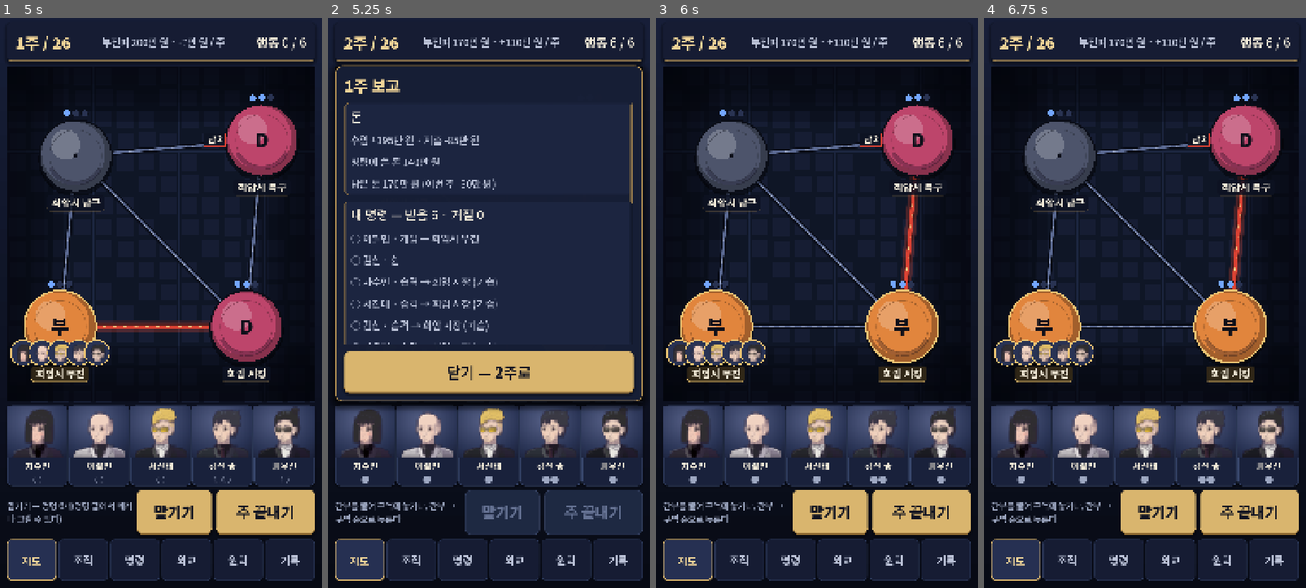
Above: before the commit, frames 1-4 (left to right).
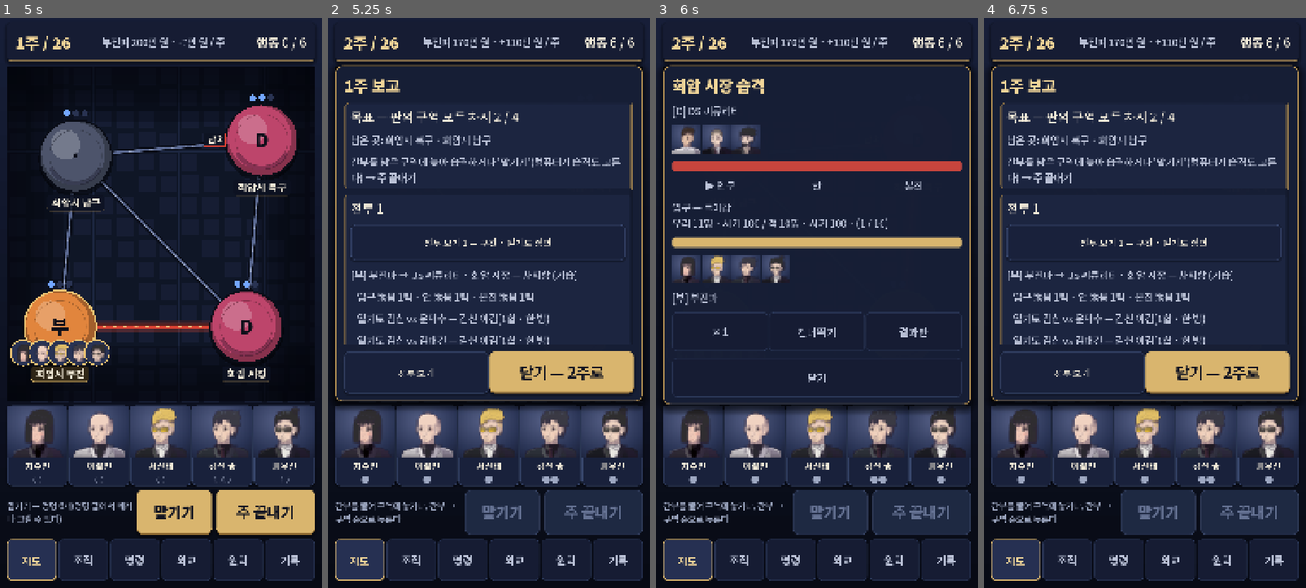
Above: after the commit, the same moments.

Repository: hipiboy7/castle_strategy
Game: Godot game, scene res://main.tscn
The game is run twice, just before and just after one commit, with the same random seed, the same clock (stepped at 60 frames per second) and the same inputs.
Inputs (mouse positions are in pixels of both pictures, inside the frame that each line leads up to):
- Up to frame 1 (5 s): click (38, 445) at 0.52 s; click (99, 445) at 1.27 s; click (161, 445) at 2.02 s; click (222, 445) at 2.77 s; click (283, 445) at 3.52 s; click "맡기기" at 4.25 s
- Up to frame 2 (5.25 s): click "주 끝내기" at 5 s
- Up to frame 3 (6 s): click "닫기 — 2주로" (after the commit: "전투 보기") at 5.75 s
- Up to frame 4 (6.75 s): click (1145, 377) at 6.5 s, where only the run after the commit has a clickable "닫기"

Frame 1 is identical in both runs. In frame 2, 8.9% of the frame differs, in the area x 4-95%, y 16-66%; in frame 3, 43%; in frame 4, 49%, in the area x 1-99%, y 8-91%.

Commit message:
폰 rc.2 고침(T-6) — 보고: 목표 · 전투 카드를 앞에 · '전투 보기'를 카드 제목 밑과 아래 '닫기' 옆에 · 스크롤 목록 안 판을 PASS 로(손가락 끌기) · 시험 153
Co-Authored-By: Claude Opus 5.5 <noreply@anthropic.com>

Diff:
--- /dev/null
+++ b/tests/unit/test_touch_scroll.gd
@@ -0,0 +1,39 @@
+extends "res://tests/helpers.gd"
+## T-6 — 스크롤 목록 안 판(PanelContainer · STOP)은 PASS 로 바뀌어 끌기가 스크롤까지 간다. 단추 · 목록 밖 판 · 이미 PASS/IGNORE 는 그대로.
+## 대상: ui/touch_scroll.gd
+
+const TouchScroll = preload("res://ui/touch_scroll.gd")
+
+
+func test_fit_inside_scroll() -> void:
+	var sc := ScrollContainer.new()
+	var v := VBoxContainer.new()
+	sc.add_child(v)
+	var p := PanelContainer.new()
+	v.add_child(p)
+	var b := Button.new()
+	v.add_child(b)
+	var l := Label.new()
+	p.add_child(l)
+	check(TouchScroll.in_scroll(p), "판은 스크롤 안")
+	check(TouchScroll.fit(p), "판을 바꿈")
+	eq(p.mouse_filter, Control.MOUSE_FILTER_PASS, "판 → PASS")
+	check(not TouchScroll.fit(b), "단추는 그대로")
+	eq(b.mouse_filter, Control.MOUSE_FILTER_STOP, "단추 STOP")
+	check(not TouchScroll.fit(l), "글(IGNORE)은 그대로")
+	eq(l.mouse_filter, Control.MOUSE_FILTER_IGNORE, "글 IGNORE")
+	check(not TouchScroll.fit(sc), "스크롤 자신은 그대로")
+	sc.free()
+
+
+func test_fit_outside_scroll() -> void:
+	var root := PanelContainer.new()
+	var p := PanelContainer.new()
+	root.add_child(p)
+	check(not TouchScroll.in_scroll(p), "스크롤 밖")
+	check(not TouchScroll.fit(p), "스크롤 밖 판은 그대로")
+	eq(p.mouse_filter, Control.MOUSE_FILTER_STOP, "STOP 그대로")
+	var nd := Node.new()
+	check(not TouchScroll.fit(nd), "Control 이 아니면 그대로")
+	nd.free()
+	root.free()
--- a/tests/unit/test_view_battle.gd
+++ b/tests/unit/test_view_battle.gd
@@ -59,3 +59,22 @@
 	eq(cards[0]["title"], "승리 — %s" % View.org_name(t, "bujinpa"), "승리 제목")
 	check(View.top(g["state"], t, "bujinpa", 0, 0)["week"].contains("승리(1주)"), "위 막대에 승패")
 	eq(r["battles"], [], "명령이 없으면 전투 없음")
+
+
+## T-6 — 싸움이 있던 주는 전투 카드가 앞(목표 다음) · 목표 카드에 차지한 수 · 남은 곳 · 조용한 주는 전투 카드가 맨 끝
+func test_report_order_battle_first() -> void:
+	var t := _t()
+	var g: Dictionary = Game.new_game(t, "A", 1)
+	const Draft = preload("res://sim/draft.gd")
+	Game.step_player(g, t, Draft.auto(g["state"], t))
+	var e: Dictionary = g["reports"][-1]
+	check(not e["report"]["battles"].is_empty(), "1주 맡기기에 습격이 있다")
+	var cards := View.report_cards(e, t, "bujinpa")
+	eq(cards.map(func(c): return c["kind"]), ["goal", "battle", "money", "orders", "intel"], "목표 · 전투가 앞")
+	eq(cards[0]["title"], "목표 — 판의 구역 모두 차지 2 / 4", "목표 수")
+	check(cards[0]["lines"][0].begins_with("남은 곳: ") and cards[0]["lines"][0].contains(View.zone_name(t, "bukgu")), "남은 곳: %s" % cards[0]["lines"][0])
+	check(not cards[0]["lines"][0].contains(View.zone_name(t, "hoeamsijang")), "차지한 곳은 남은 곳에 없다")
+	var quiet := {"report": {"turn": 1, "applied": [], "rejected": [], "events": [], "money": {}, "battles": []},
+		"before": g["state"], "after": g["state"]}
+	eq(View.report_cards(quiet, t, "bujinpa").map(func(c): return c["kind"]), ["goal", "money", "orders", "intel", "battle"], "조용한 주는 전투가 끝")
+	eq(View.goal_card({"scenario": "Z", "zones": {}, "flags": {}}, t, "bujinpa"), {}, "목표 없는 시나리오는 카드 없음")
--- a/ui/app.gd
+++ b/ui/app.gd
@@ -24,6 +24,7 @@
 const ReportView = preload("res://ui/report_view.gd")
 const BattleView = preload("res://ui/battle_view.gd")
 const Pages = preload("res://ui/tab_pages.gd")
+const TouchScroll = preload("res://ui/touch_scroll.gd")
 
 const SAVE := "user://save_auto.json"
 const BROKEN := "user://save_auto.broken.json"
@@ -81,6 +82,7 @@
 
 func _ready() -> void:
 	set_anchors_and_offsets_preset(Control.PRESET_FULL_RECT)
+	get_tree().node_added.connect(TouchScroll.fit)      # 스크롤 목록 안 판은 끌기를 스크롤로 넘긴다(T-6)
 	_ephemeral = String(args.get("shot", "")) != ""
 	_t = DataFiles.load_tables()
 	_sprites = Sprites.new()
--- a/ui/report_view.gd
+++ b/ui/report_view.gd
@@ -1,6 +1,7 @@
 extends PanelContainer
 ## 턴 끝 보고 — View.report_cards 의 카드(승패 · 돈 · 내 명령 · 다른 조직 · 전투)를 차례로 보인다. '닫기'면 closed — 다음 주 지도로(app).
-## 전투 카드에는 습격마다 '전투 보기 n' 단추 — 누르면 battle(n)(app 이 전투 화면 ui/battle_view.gd 를 연다). 요구: FR-208 · FR-310
+## 전투 카드에는 습격마다 '전투 보기 n' 단추(카드 제목 바로 밑) — 누르면 battle(n)(app 이 전투 화면 ui/battle_view.gd 를 연다).
+## 싸움이 있던 주는 아래 '닫기' 옆에도 '전투 보기' 단추를 늘 둔다(스크롤하지 않아도 보이게 — 폰 v0.3.0-rc.2 · docs/트러블슈팅.md T-6). 요구: FR-208 · FR-310
 
 signal closed
 signal battle(i: int)
@@ -8,6 +9,7 @@
 var _title: Label
 var _list: VBoxContainer
 var close_button: Button
+var watch_button: Button               # 아래 '전투 보기'(첫 싸움) — 싸움이 없으면 숨김
 var battle_buttons: Array = []         # 에뮬레이터 · 스크린샷용(app 이 자리를 찍는다)
 
 
@@ -25,11 +27,22 @@
 	_list = VBoxContainer.new()
 	_list.size_flags_horizontal = Control.SIZE_EXPAND_FILL
 	sc.add_child(_list)
+	var foot := HBoxContainer.new()
+	col.add_child(foot)
+	watch_button = Button.new()
+	watch_button.text = "전투 보기"
+	watch_button.theme_type_variation = "CardButton"
+	watch_button.custom_minimum_size = Vector2(0, 140)
+	watch_button.size_flags_horizontal = Control.SIZE_EXPAND_FILL
+	watch_button.visible = false
+	watch_button.pressed.connect(func() -> void: battle.emit(0))
+	foot.add_child(watch_button)
 	close_button = Button.new()
 	close_button.text = "닫기"
 	close_button.custom_minimum_size = Vector2(0, 140)
+	close_button.size_flags_horizontal = Control.SIZE_EXPAND_FILL
 	close_button.pressed.connect(func() -> void: closed.emit())
-	col.add_child(close_button)
+	foot.add_child(close_button)
 
 
 func show_report(title: String, cards: Array, close_text: String) -> void:
@@ -38,6 +51,7 @@
 	for ch in _list.get_children():
 		ch.queue_free()
 	battle_buttons = []
+	var fights := 0
 	for c in cards:
 		var p := PanelContainer.new()
 		p.theme_type_variation = "RowPanel"
@@ -46,18 +60,21 @@
 		var h := Label.new()
 		h.text = c["title"]
 		v.add_child(h)
+		fights += int(c.get("battles", 0))
+		for i in int(c.get("battles", 0)):
+			var b := Button.new()
+			b.text = "전투 보기 %d — 구간 · 일기토 장면" % (i + 1)
+			b.theme_type_variation = "CardButton"
+			b.custom_minimum_size = Vector2(0, 120)
+			b.pressed.connect(battle.emit.bind(i))
+			v.add_child(b)
+			battle_buttons.append(b)
 		for line in c["lines"]:
 			var l := Label.new()
 			l.text = line
 			l.theme_type_variation = "SmallLabel"
 			l.autowrap_mode = TextServer.AUTOWRAP_WORD_SMART
 			v.add_child(l)
-		for i in int(c.get("battles", 0)):
-			var b := Button.new()
-			b.text = "전투 보기 %d" % (i + 1)
-			b.theme_type_variation = "CardButton"
-			b.custom_minimum_size = Vector2(0, 120)
-			b.pressed.connect(battle.emit.bind(i))
-			v.add_child(b)
-			battle_buttons.append(b)
 		_list.add_child(p)
+	watch_button.visible = fights > 0
+	watch_button.text = "전투 보기" if fights <= 1 else "전투 보기 1 / %d" % fights
--- /dev/null
+++ b/ui/touch_scroll.gd
@@ -0,0 +1,25 @@
+extends RefCounted
+## 손가락으로 끌어 내리기 — 스크롤 목록(ScrollContainer) 안의 판(PanelContainer · Panel · Control)은 Godot 기본이 MOUSE_FILTER_STOP 라
+## 판 위에서 시작한 끌기가 스크롤까지 가지 않는다(카드 사이 틈 · 스크롤 막대에서만 움직임 — 폰 v0.3.0-rc.2 · docs/트러블슈팅.md T-6).
+## ui/app.gd 가 SceneTree.node_added 에 이어, 스크롤 목록 안에 들어오는 STOP 판을 PASS 로 바꾼다. 단추(BaseButton)는 그대로 STOP —
+## 끌다 놓은 자리에서 단추가 눌리는 일(잘못된 명령)을 막는다. 시험: tests/unit/test_touch_scroll.gd
+
+
+static func in_scroll(n: Node) -> bool:
+	var p := n.get_parent()
+	while p != null:
+		if p is ScrollContainer:
+			return true
+		p = p.get_parent()
+	return false
+
+
+## 바꿨으면 true
+static func fit(n: Node) -> bool:
+	if not (n is Control) or n is BaseButton or n is ScrollBar or n is ScrollContainer:
+		return false
+	var c := n as Control
+	if c.mouse_filter != Control.MOUSE_FILTER_STOP or not in_scroll(c):
+		return false
+	c.mouse_filter = Control.MOUSE_FILTER_PASS
+	return true
--- a/ui/view.gd
+++ b/ui/view.gd
@@ -261,14 +261,36 @@
 		if ev.get("kind") == "outcome":
 			cards.append({"kind": "outcome", "title": "%s — %s" % [RESULT.get(ev["result"], ev["result"]), org_name(t, ev["org"])],
 				"lines": [RESULT_WHY.get(ev["why"], ev["why"]), "판 길이까지 이어서 둘 수 있다"]})
+	var goal := goal_card(a, t, me)
+	if not goal.is_empty():
+		cards.append(goal)
+	# 싸움이 있던 주는 전투 카드를 앞에 — 맨 아래에 두면 폰에서 '전투 보기' 단추가 스크롤 밖으로 숨는다(폰 v0.3.0-rc.2 · 트러블슈팅 T-6)
+	var battle := {"kind": "battle", "title": "전투 %d" % battles.size() if not battles.is_empty() else "전투", "lines": blines,
+		"battles": battles.size()}
+	if not battles.is_empty():
+		cards.append(battle)
 	cards.append_array([
 		{"kind": "money", "title": "돈", "lines": money_lines},
 		{"kind": "orders", "title": "내 명령 — 받음 %d · 거절 %d" % [mine_ok.size(), mine_no.size()], "lines": order_lines},
 		{"kind": "intel", "title": "다른 조직", "lines": intel},
-		{"kind": "battle", "title": "전투 %d" % battles.size() if not battles.is_empty() else "전투", "lines": blines,
-			"battles": battles.size()},
 	])
+	if battles.is_empty():
+		cards.append(battle)
 	return cards
+
+
+## 목표 카드(아직 승패가 안 났을 때) — hold_all: "목표 — 판의 구역 모두 차지 3/4" · 남은 곳 · 어떻게. 목표가 없거나 승패가 났으면 {}
+static func goal_card(s: Dictionary, t: Dictionary, me: String) -> Dictionary:
+	var goal: Dictionary = t.get("game", {}).get("goals", {}).get(s.get("scenario", ""), {})
+	if goal.get("kind", "") != "hold_all" or String(s.get("flags", {}).get("result", "")) != "":
+		return {}
+	var left := []
+	for z in State.sorted_keys(s["zones"]):
+		if s["zones"][z]["owner"] != me:
+			left.append(zone_name(t, z))
+	var n: int = s["zones"].size()
+	return {"kind": "goal", "title": "목표 — 판의 구역 모두 차지 %d / %d" % [n - left.size(), n],
+		"lines": ["남은 곳: " + " · ".join(left), "간부를 남은 구역에 놓아 습격하거나 '맡기기'(컴퓨터가 습격도 고른다) → 주 끝내기"]}
 
 
 ## 보고의 전투 한 줄 묶음 — "[부] 부진파 → [D] DS 씨큐리티 · 회암시장 — 차지함" · 구간 · 일기토 · 손실 · 다침 · 잡힘
Binary file changed: docs/screenshots/C3/xvfb_phone_report_1080x2340.png
Not shown, added: tests/unit/test_touch_scroll.gd.uid
Not shown, added: ui/touch_scroll.gd.uid
Not shown, changed: docs/C3_테스트결과서_습격과일기토.md
Not shown, changed: docs/기획_차이.md
Not shown, changed: docs/트러블슈팅.md
Not shown, changed: docs/폰확인.md
